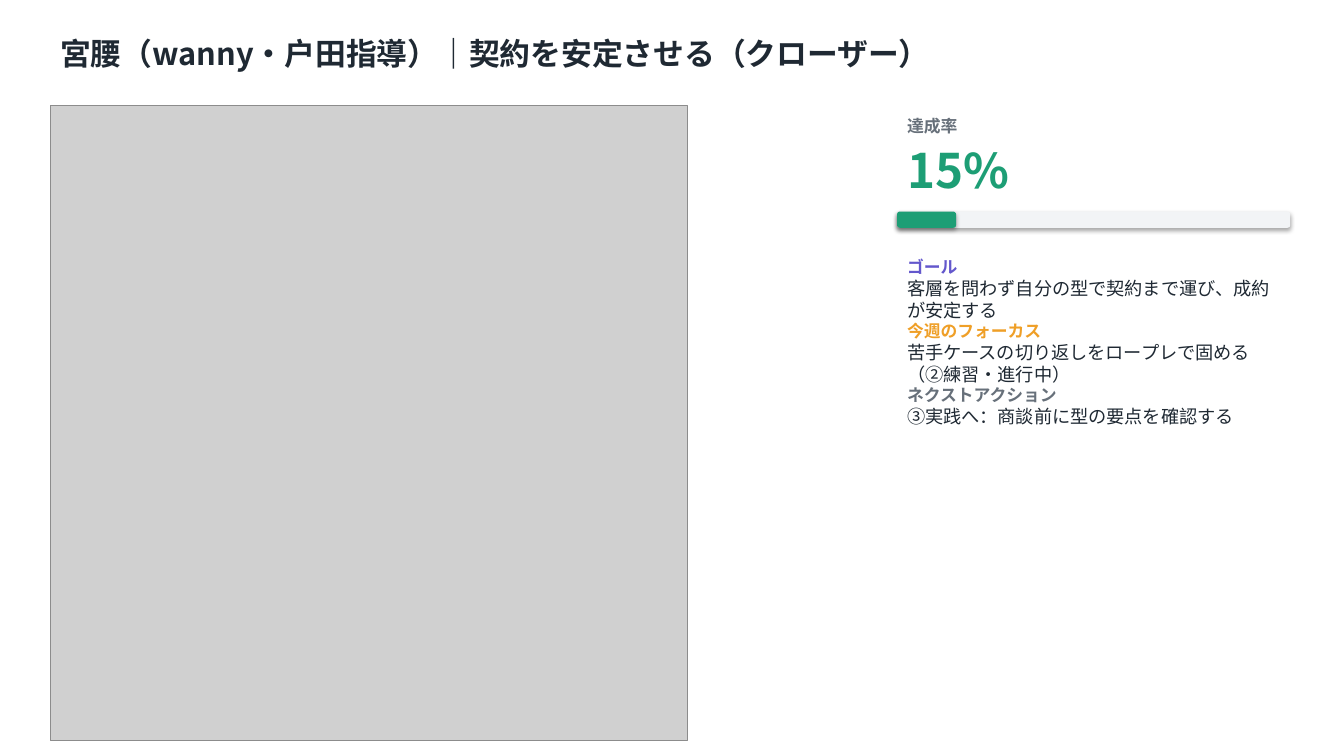
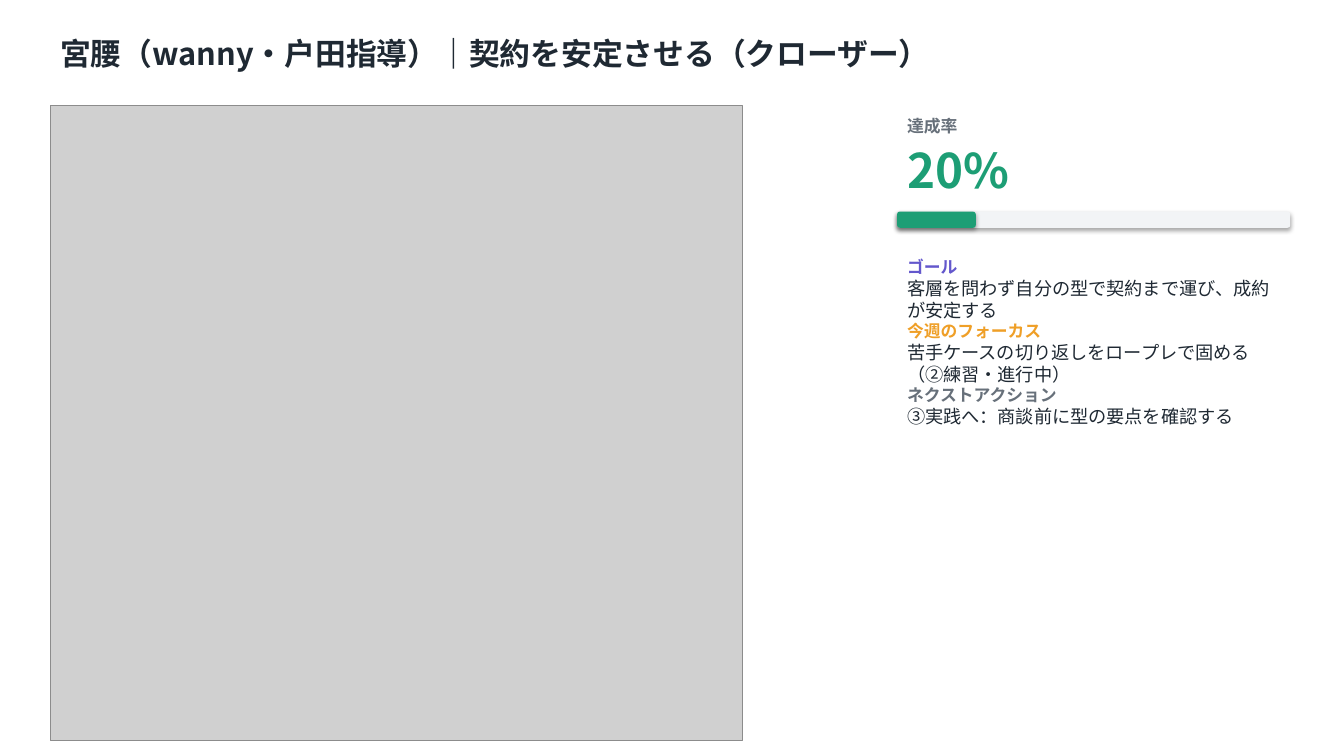
Before and after one commit to MGC-inc/e.l.p-, a slide deck: slide 2 of tools/goalmap/out/週次ゴール進捗_2026-W26.pptx. Drawn at 1344x756 pixels with LibreOffice and Linux fonts; fonts in the diff are those of the drawing; grey boxes stand for pictures. Boxes give left, top, right and bottom in pixels: in the first picture for what was removed or moved away, otherwise in the second. Text is boxed around its words. In the diff, an @@ line names an element or a change of style, - is before the commit and + after.

```diff
--- a/tools/goalmap/out/週次ゴール進捗_2026-W26.pptx
+++ b/tools/goalmap/out/週次ゴール進捗_2026-W26.pptx
@@ picture: place and size @@
-picture at <box>50,106,688,741</box>
+picture at <box>50,106,743,741</box>
@@ text at <box>907,152,1009,189</box>: text changed @@
-15%
+20%
@@ rounded rectangle: place and size @@
-rounded rectangle at <box>897,212,956,228</box>
+rounded rectangle at <box>897,212,976,228</box>
```
Also in this commit, not shown: 1 other slide changed, 4 other files.
